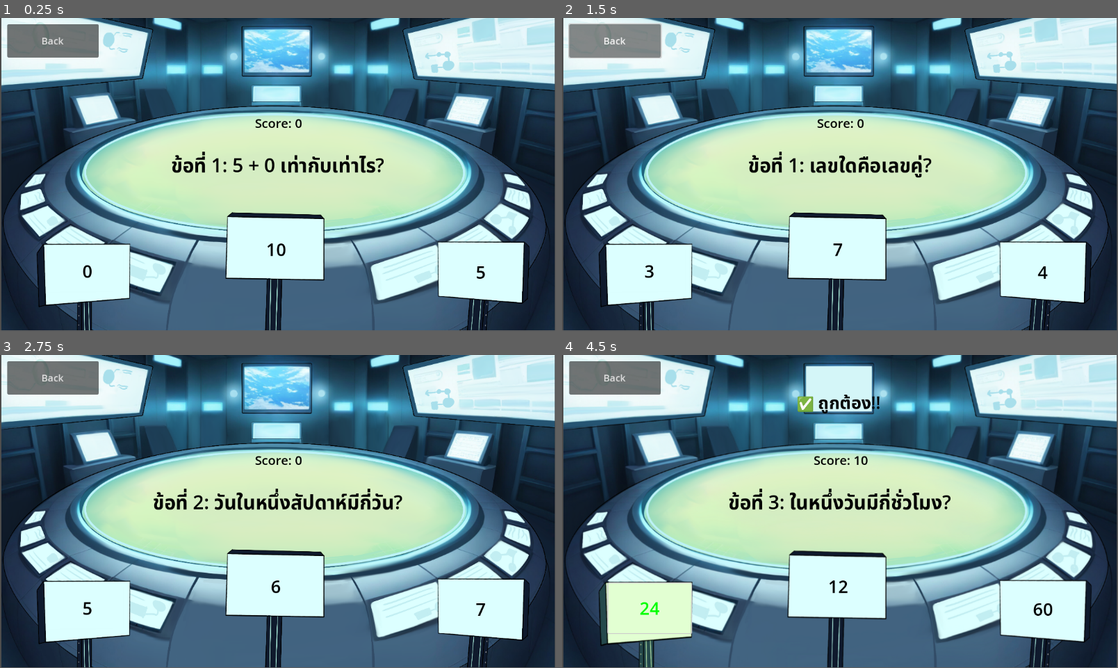
Above: before the commit, frames 1-4 (two rows, left to right).
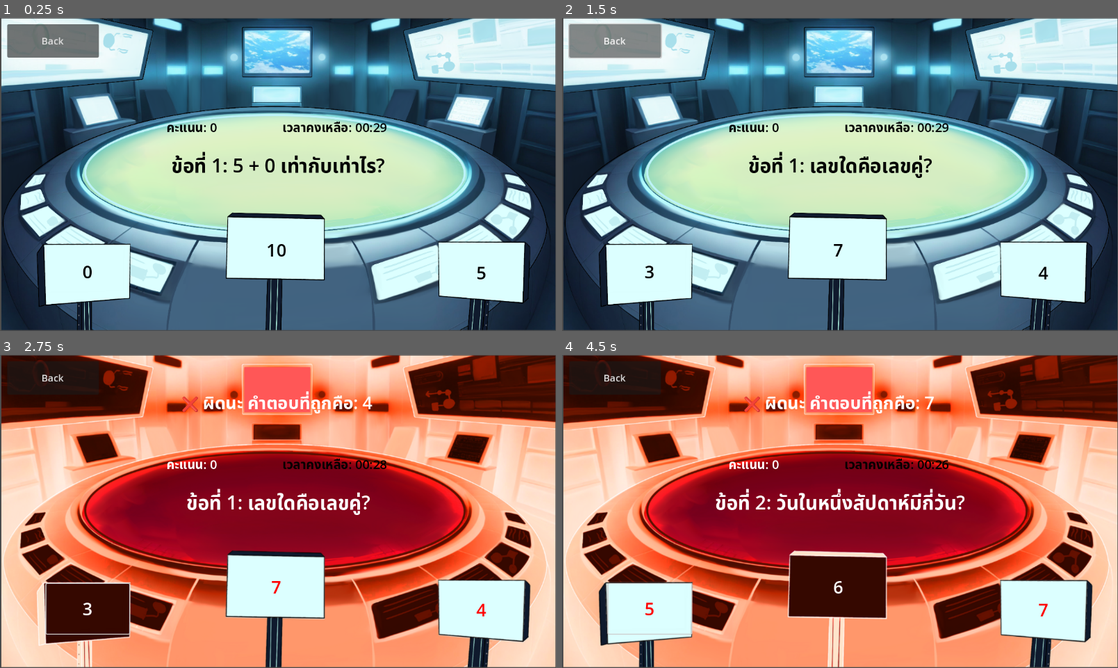
Above: after the commit, the same moments.

Repository: MixGaming0959/quiz142game
Game: Godot game, scene res://main.tscn
The game is run twice, just before and just after one commit, with the same random seed, the same clock (stepped at 60 frames per second) and the same inputs.
Inputs (mouse positions are in pixels of both pictures, inside the frame that each line leads up to):
- Up to frame 1 (0.25 s): no input
- Up to frame 2 (1.5 s): click "0" at 0.5 s; click "Back" at 1.25 s
- Up to frame 3 (2.75 s): click "3" at 2 s
- Up to frame 4 (4.5 s): click (650, 608) at 2.75 s, where only the run before the commit has a clickable "5"; click (840, 586) at 3.5 s, where only the run after the commit has a clickable "6"; click (650, 608) at 4.25 s, where only the run before the commit has a clickable "24"
In our replay, the window is 799x449 before the commit and 800x450 after it. These sizes can differ from the game's own. Grey fills any space a smaller window leaves; there, only what the larger window draws over its background counts as a difference.

The runs differ from the first frame. In frame 1, 6.5% of the frame differs, in the area x 0-100%, y 0-100%; in frame 2, 6.4%; in frame 3, 93%; in frame 4, 96%.

Commit message:
add feature: screen dynamic, timer

Diff:
--- a/main.tscn
+++ b/main.tscn
@@ -21,6 +21,7 @@
 offset_bottom = 648.0
 texture = ExtResource("2_0xm2m")
 expand_mode = 1
+stretch_mode = 5
 
 [node name="Question" type="Label" parent="."]
 layout_mode = 0
@@ -49,14 +50,13 @@
 
 [node name="Score" type="Label" parent="."]
 layout_mode = 0
-offset_left = 445.0
-offset_top = 200.0
-offset_right = 712.0
-offset_bottom = 247.0
+offset_left = 345.0
+offset_top = 208.0
+offset_right = 547.0
+offset_bottom = 255.0
 theme_override_colors/font_color = Color(0, 0, 0, 1)
 theme_override_font_sizes/font_size = 26
 text = "Score:"
-horizontal_alignment = 1
 
 [node name="ButtonA" type="Button" parent="."]
 layout_mode = 0
@@ -113,3 +113,14 @@
 theme_override_font_sizes/font_size = 20
 text = "Back
 "
+
+[node name="TimeCounter" type="Label" parent="."]
+offset_left = 585.0
+offset_top = 208.0
+offset_right = 798.0
+offset_bottom = 255.0
+theme_override_colors/font_color = Color(0, 0, 0, 1)
+theme_override_font_sizes/font_size = 26
+text = "Timer:"
+
+[node name="Timer" type="Timer" parent="."]
--- a/project.godot
+++ b/project.godot
@@ -14,3 +14,8 @@
 run/main_scene="res://main.tscn"
 config/features=PackedStringArray("4.4", "Forward Plus")
 config/icon="res://icon.svg"
+
+[display]
+
+window/stretch/mode="viewport"
+window/stretch/aspect="expand"
--- a/scripts/main.gd
+++ b/scripts/main.gd
@@ -66,6 +66,8 @@
 var shuffled_questions = []
 var current_question_index = 0
 var score = 0
+var max_timer = 30 # วินาที
+var time_per_question = 1 # วินาที
 
 @onready var labelQuestion = $Question
 @onready var buttonChoices = [$ButtonA, $ButtonB, $ButtonC]
@@ -75,17 +77,45 @@
 @onready var back_button = $BackButton
 @onready var image_rect = $TextureRect
 
+@onready var timer = $Timer
+@onready var timerLabel = $TimeCounter
+
+
 func _ready():
 	restart_button.pressed.connect(restart_game)
 	back_button.pressed.connect(on_click_back)
+	timerLabel.text = ""
 	set_default_color_and_image()
 	start_game()
 
+func _process(_delta: float) -> void:
+	var time_left = timer.time_left
+	var minutes = int(time_left / 60)
+	var seconds = int(time_left) % 60
+	var microseconds = int((time_left - int(time_left)) * 1000)
+
+	if minutes < 1 and seconds <= 10:
+		timerLabel.text = "เวลาคงเหลือ: %02d.%03d" % [seconds, microseconds]
+	else:
+		timerLabel.text = "เวลาคงเหลือ: %02d:%02d" % [minutes, seconds]
+
+	if time_left <= 0.0:
+		current_question_index = shuffled_questions.size()
+		timer.stop()
+		load_question()
+		labelQuestion.text = "เวลาหมดแล้ว!!!"
+		scoreLable.text = "คะแนน: %d" % score
+		timerLabel.text = ""
+
 func start_game():
+	timerLabel.text = "เวลาคงเหลือ: "
 	restart_button.visible = false
 	shuffled_questions = questions.duplicate()
 	shuffled_questions.shuffle()
 	current_question_index = 0
+	timer.one_shot = true
+	timer.wait_time = max_timer
+	timer.start()
 	load_question()
 
 func restart_game():
@@ -95,9 +125,10 @@
 func load_question():
 	set_default_color_and_image()
 
-	scoreLable.text = "Score: %d" % score
+	scoreLable.text = "คะแนน: %d" % score
 	if current_question_index >= shuffled_questions.size():
-		labelQuestion.text = "🎉 คุณตอบคำถามครบแล้ว! คะแนนของคุณ: %d" % score
+		# labelQuestion.text = "🎉 คุณตอบคำถามครบแล้ว! คะแนนของคุณ: %d" % score
+		labelQuestion.text = ""
 		labelFeedback.text = ""
 		for button in buttonChoices:
 			button.visible = false
@@ -129,14 +160,14 @@
 	if selected_key == answer_key:
 		labelFeedback.text = "✅ ถูกต้อง!!"
 		score += question_data["points"]
-		scoreLable.text = "Score: %d" % score
+		scoreLable.text = "คะแนน: %d" % score
 	else:
 		labelFeedback.text = "❌ ผิดนะ คำตอบที่ถูกคือ: %s" % question_data["options"][answer_key]
 
 	set_background_image(selected_key, selected_key == answer_key)
 
 	current_question_index += 1
-	await get_tree().create_timer(2.0).timeout
+	await get_tree().create_timer(time_per_question).timeout
 	load_question()
 
 func set_button_color(name_str: String, color_code: String):
@@ -206,3 +237,10 @@
 	# get_tree().change_scene_to_file("res://scenes/main_menu.tscn")
 	score = 0
 	start_game()
+
+func time_left_to_live() -> Array:
+	var timeleft = timer.time_left
+	var minutes = float(timeleft / 60)
+	var seconds = int(timeleft) % 60
+	var microseconds = int(timeleft * 1000) % 1000
+	return [minutes, seconds, microseconds]
